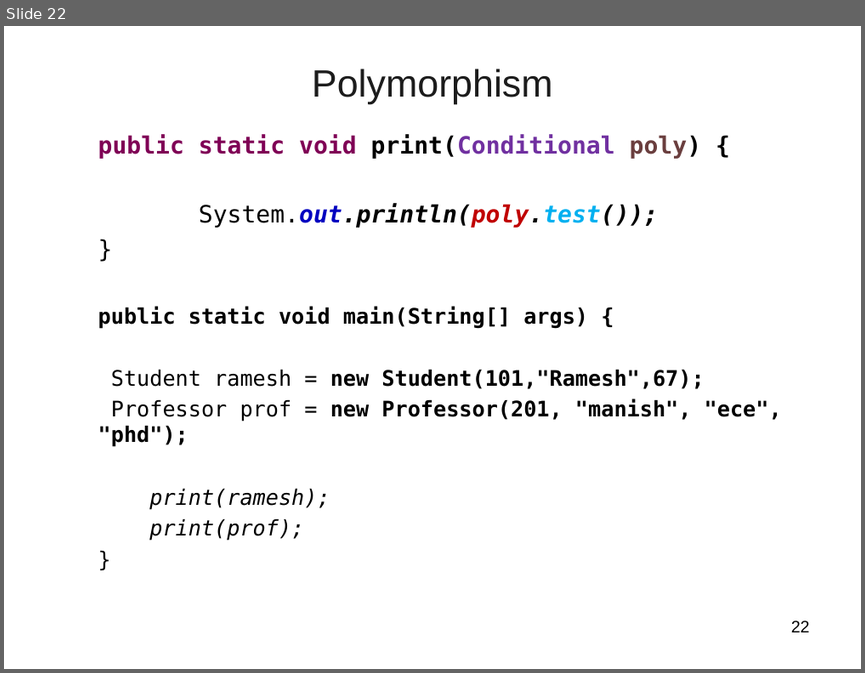
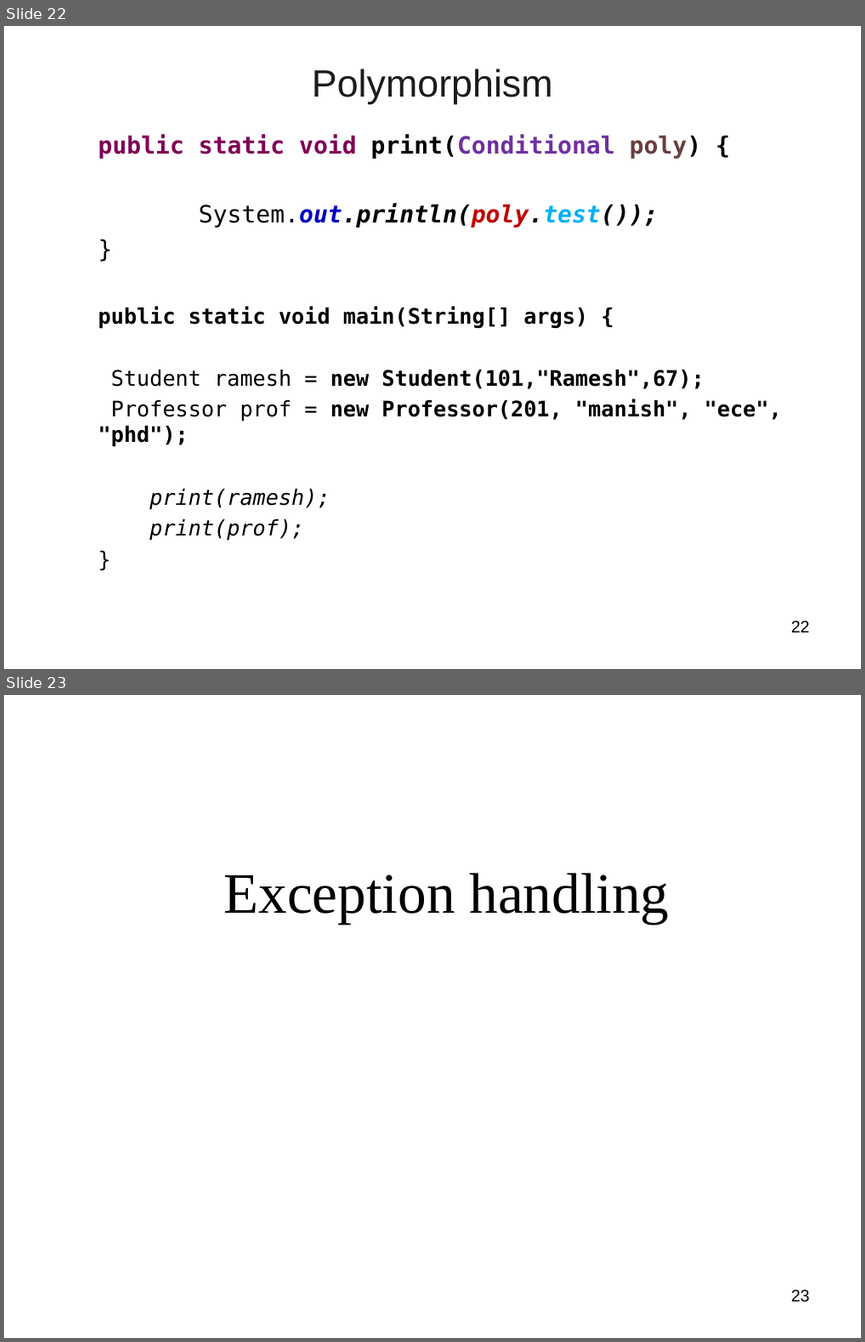
Before and after one commit to vatsanTraining/training_sept_2023, a slide deck: Java_Day_Two.ppt. Shown one above the other, each under a label of ours: slide 22 before the commit, slides 22 and 23 after it. The pictures are 865x673 and 865x1342 pixels, drawn with LibreOffice and Linux fonts; fonts in the diff are those of the drawing; background and template pictures are left out. Boxes give left, top, right and bottom in pixels: in the first picture for what was removed or moved away, otherwise in the second. Text is boxed around its words. In the diff, an @@ line names an element or a change of style, - is before the commit and + after.

```diff
--- a/Java_Day_Two.ppt
+++ b/Java_Day_Two.ppt
@@ slide 23 added at box(4, 695, 861, 1338), background picture (left out) @@
@@ text added at box(224, 873, 669, 924), 48 pt, text #000000 @@
+Exception handling
@@ page number added at box(791, 1289, 810, 1302), 14 pt, text #000000 @@
+23
```
Also in this commit, not shown: 61 other slides added, 5 slides removed, 5 other files.
